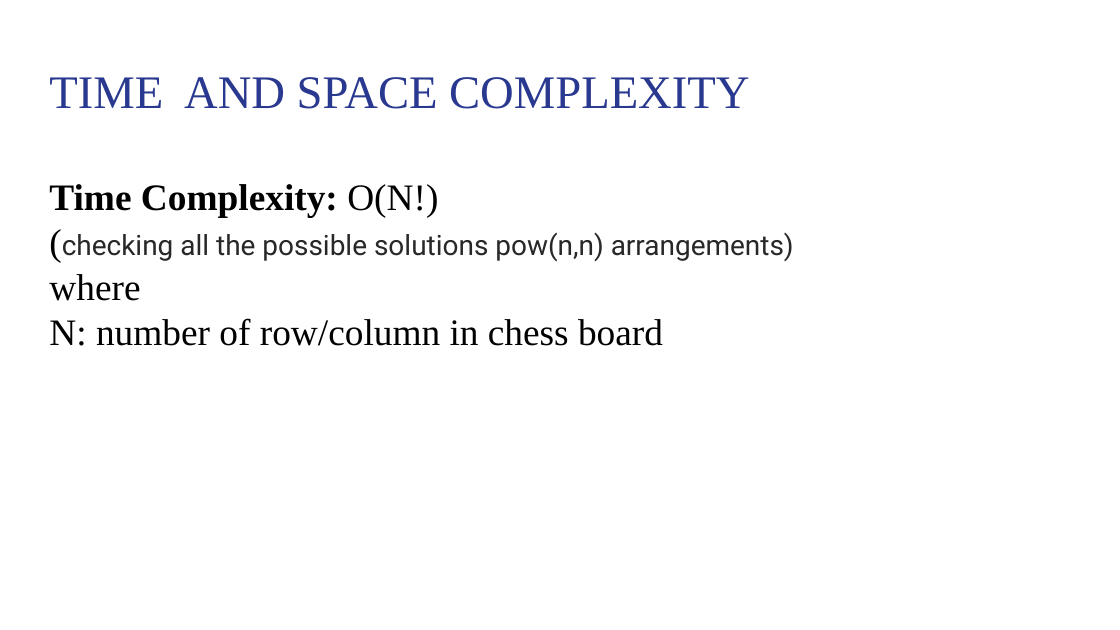
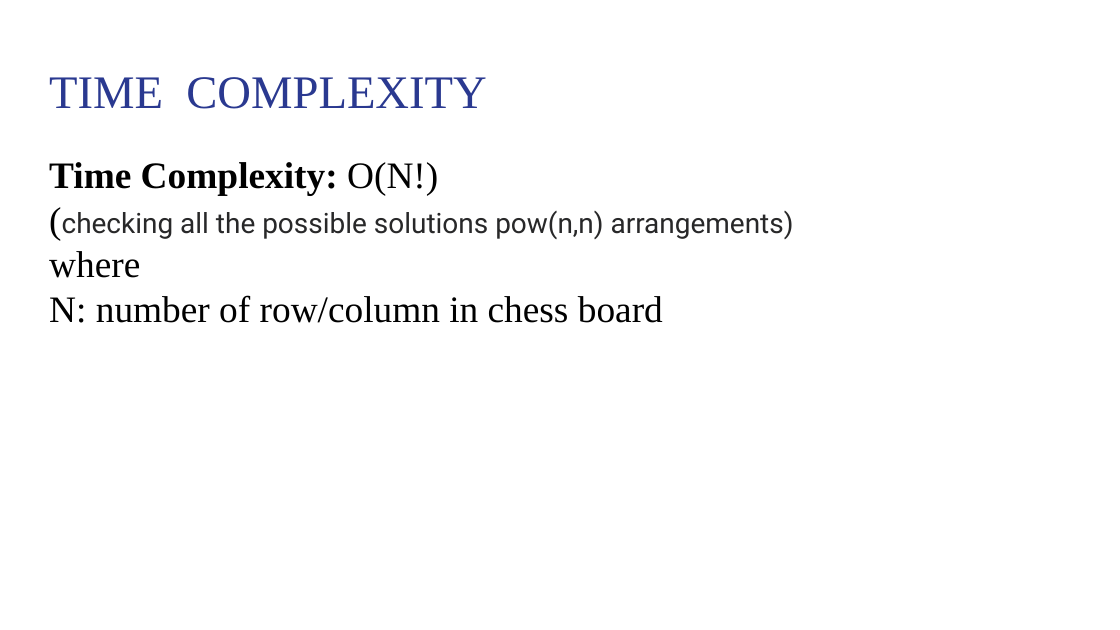
Before and after one commit to nitcse2018/daa-rohitsherwan366, a slide deck: slide 9 of Backtracking.pptx. Drawn at 1120x630 pixels with LibreOffice and Linux fonts; fonts in the diff are those of the drawing. Boxes give left, top, right and bottom in pixels: in the first picture for what was removed or moved away, otherwise in the second. Text is boxed around its words. In the diff, an @@ line names an element or a change of style, - is before the commit and + after.

```diff
--- a/Backtracking.pptx
+++ b/Backtracking.pptx
@@ text at (49,77,794,323): text changed @@
-TIME AND SPACE COMPLEXITY
-Time Complexity: O(N!)
-(checking all the possible solutions pow(n,n) arrangements)
-where
-N: number of row/column in chess board
+TIME COMPLEXITY
+Time Complexity: O(N!)
+(checking all the possible solutions pow(n,n) arrangements)
+where
+N: number of row/column in chess board
```
Also in this commit, not shown: 6 other slides changed.
